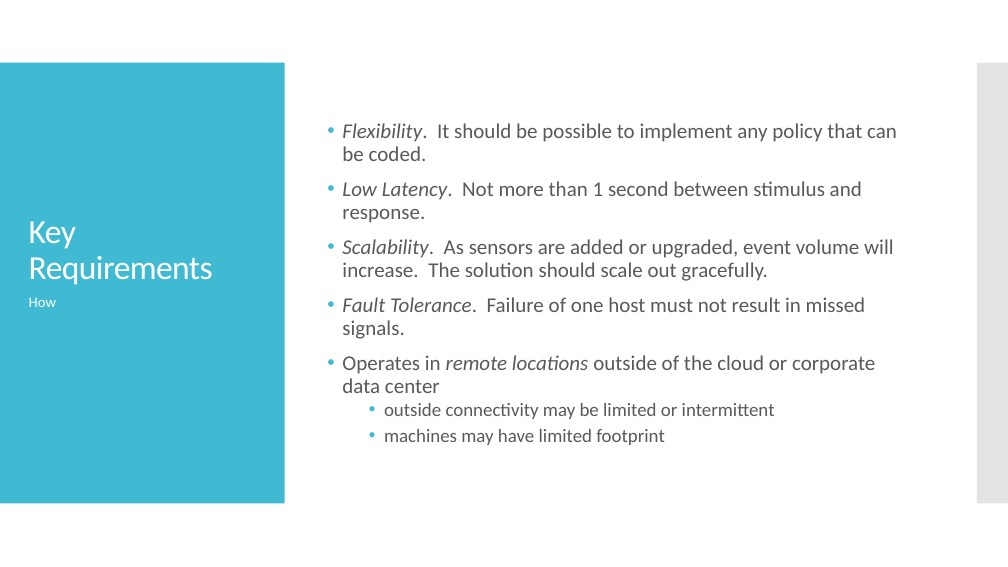
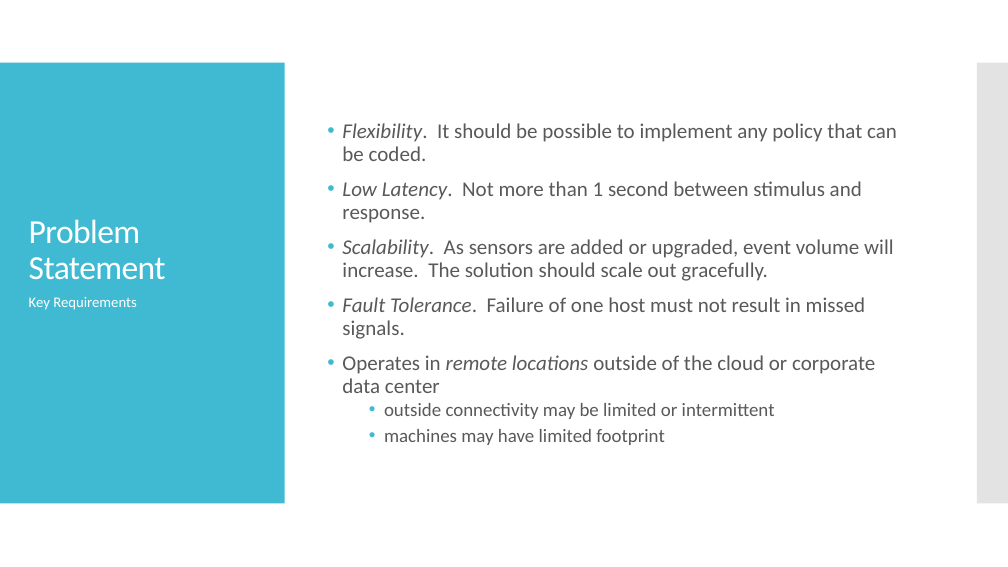
Before and after one commit to wrmay/hazelcast-monitoring-and-control-demo, a slide deck: slide 4 of Solution Overview.pptx (slide 5 before the commit). Drawn at 1008x567 pixels with LibreOffice and Linux fonts; fonts in the diff are those of the drawing. Boxes give left, top, right and bottom in pixels: in the first picture for what was removed or moved away, otherwise in the second. Text is boxed around its words. In the diff, an @@ line names an element or a change of style, - is before the commit and + after.

```diff
--- a/Solution Overview.pptx
+++ b/Solution Overview.pptx
@@ title at <box>29,219,166,280</box>: text changed @@
-Key Requirements
+Problem Statement
@@ text at <box>29,297,137,310</box>: text changed @@
-How
+Key Requirements
```
Also in this commit, not shown: 4 other slides changed, 8 slides added, 4 slides removed, 9 other files.
